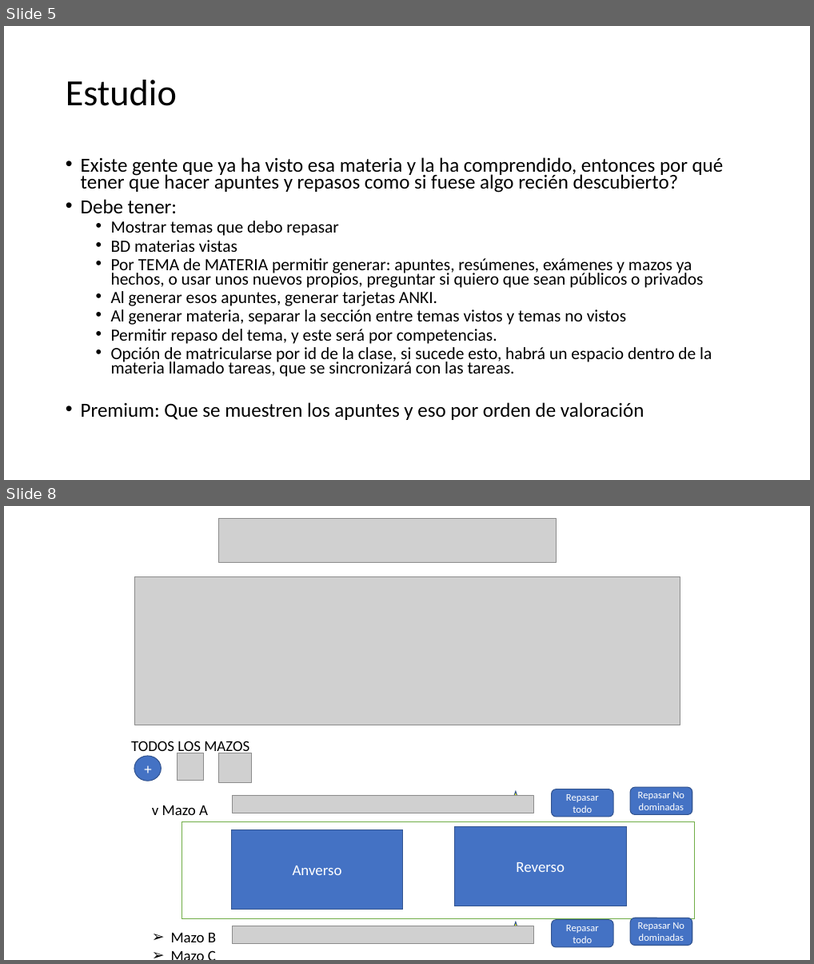
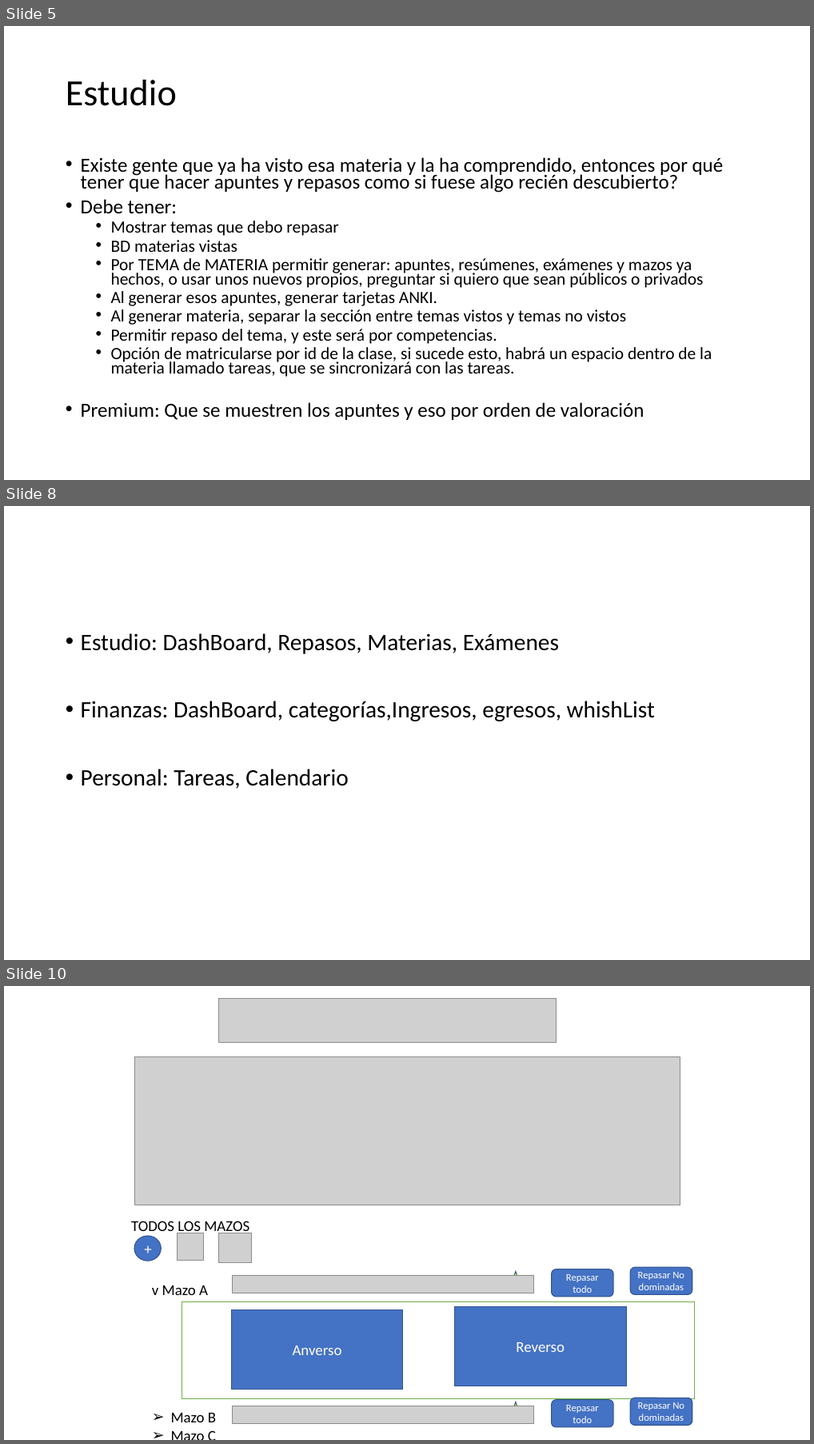
Before and after one commit to juanchitololxd/Portfolio, a slide deck: JL/documents/JL.pptx. Shown one above the other, each under a label of ours: slides 5 and 8 before the commit, slides 5, 8 and 10 after it; the slides between them are not shown. The pictures are 814x964 and 814x1444 pixels, drawn with LibreOffice and Linux fonts; fonts in the diff are those of the drawing; grey boxes stand for pictures; background and template pictures are left out. Boxes give left, top, right and bottom in pixels: in the first picture for what was removed or moved away, otherwise in the second. Text is boxed around its words. In the diff, an @@ line names an element or a change of style, - is before the commit and + after.

Commit message:
componentes de estudio

```diff
--- a/JL/documents/JL.pptx
+++ b/JL/documents/JL.pptx
@@ slide 8 added at <box>4,506,810,960</box>, background #FFFFFF @@
@@ text added at <box>81,633,655,788</box>, 28 pt, text #000000 @@
+• Estudio: DashBoard, Repasos, Materias, Exámenes
+• Finanzas: DashBoard, categorías,Ingresos, egresos, whishList
+• Personal: Tareas, Calendario
@@ what was slide 8 is now slide 10 @@
```
Also in this commit, not shown: 1 slide changed, 1 other slide added, 13 other files.
